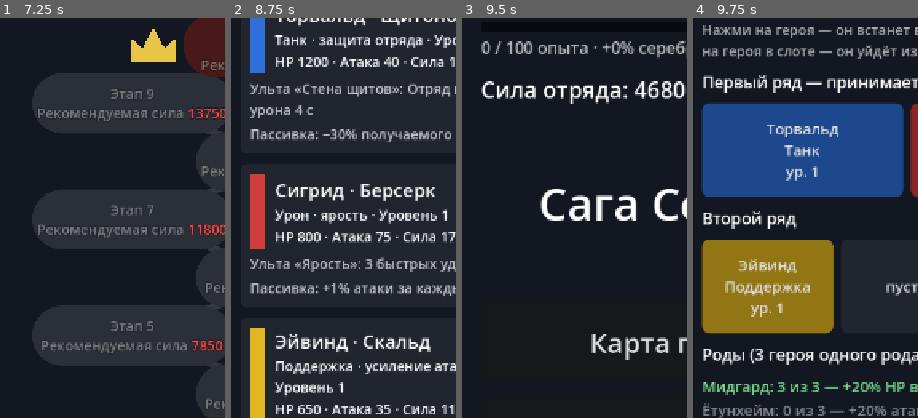
Above: before the commit, frames 1-4 (left to right).
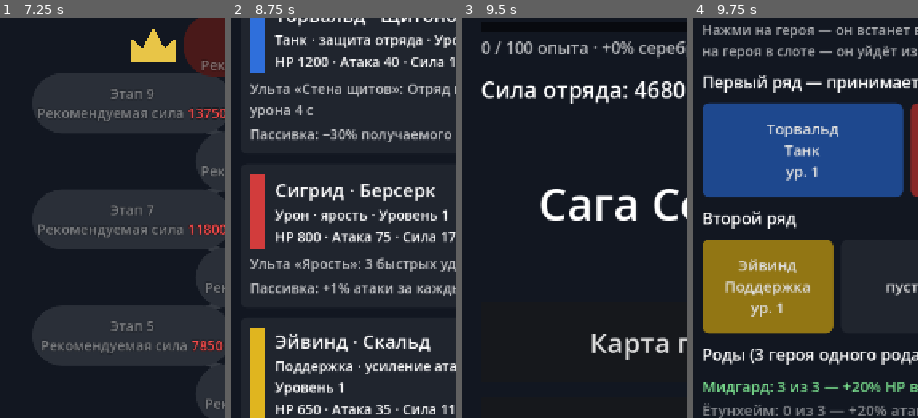
Above: after the commit, the same moments.

Repository: kozyrevdmit-create/saga-severa
Game: Godot game, scene res://scenes/main_menu.tscn
The game is run twice, just before and just after one commit, with the same random seed, the same clock (stepped at 60 frames per second) and the same inputs.
Inputs (mouse positions are % of the whole screen's width and height, from its top left):
- Up to frame 1 (7.25 s): click "Карта главы" at 0.5 s; click "[center]Этап 1 · в бой! Реком…" at 1.25 s; click "Отступить" at 2 s; click "Авто: выкл" at 2.75 s; click "x1" at 3.5 s; click (18, 90) at 4.27 s; click (50, 90) at 5.02 s; click (82, 90) at 5.77 s; click "На карту" at 6.5 s
- Up to frame 2 (8.75 s): click "Назад" at 7.25 s; click "Герои" at 8 s
- Up to frame 3 (9.5 s): click "Назад" at 8.75 s
- Up to frame 4 (9.75 s): click "Отряд" at 9.5 s
The pictures show only the part of the screen within x 2-52%, y 14-64%; the shares and areas given below are measured in that part.

Frames 1-3 are identical in both runs. In frame 4, 0.4% of the frame differs, in the area x 3-5%, y 22-78%.

Commit message:
M6.2: прокрутка пальцем на экранах «Герои» и «Отряд», бэклог идей
- «Герои»: карточки и кнопки пропускают касание к ScrollContainer — список
  прокручивается пальцем (на iPhone 5-й и 6-й герои были недоступны);
  если список поехал, нажатие кнопки отменяется
- «Отряд»: экран прокручивается, ряд «Не в отряде» переносится (HFlowContainer)
  вместо расширения экрана, сообщение прокручивается в зону видимости
- tests/test_screens.gd: все карточки героев достижимы, ничто в прокрутке
  не останавливает касание; тесты могут ждать кадры (await)
- docs/BACKLOG.md — идеи на потом

Co-Authored-By: Claude Opus 5.5 <noreply@anthropic.com>

Diff:
--- a/scenes/formation.tscn
+++ b/scenes/formation.tscn
@@ -37,65 +37,78 @@
 layout_mode = 2
 theme_override_constants/separation = 16
 
-[node name="Title" type="Label" parent="Margin/Layout"]
+[node name="Scroll" type="ScrollContainer" parent="Margin/Layout"]
+unique_name_in_owner = true
+layout_mode = 2
+size_flags_vertical = 3
+horizontal_scroll_mode = 0
+
+[node name="Content" type="VBoxContainer" parent="Margin/Layout/Scroll"]
+layout_mode = 2
+size_flags_horizontal = 3
+size_flags_vertical = 3
+theme_override_constants/separation = 16
+
+[node name="Title" type="Label" parent="Margin/Layout/Scroll/Content"]
 layout_mode = 2
 theme_override_font_sizes/font_size = 48
 text = "Отряд"
 
-[node name="PowerLabel" type="Label" parent="Margin/Layout"]
+[node name="PowerLabel" type="Label" parent="Margin/Layout/Scroll/Content"]
 unique_name_in_owner = true
 layout_mode = 2
 theme_override_font_sizes/font_size = 30
 text = "Сила отряда: 0"
 
-[node name="Hint" type="Label" parent="Margin/Layout"]
+[node name="Hint" type="Label" parent="Margin/Layout/Scroll/Content"]
 layout_mode = 2
 theme_override_colors/font_color = Color(1, 1, 1, 0.65)
 theme_override_font_sizes/font_size = 22
 text = "Нажми на героя — он встанет в свободный слот. Нажми на героя в слоте — он уйдёт из отряда."
 autowrap_mode = 3
 
-[node name="FrontTitle" type="Label" parent="Margin/Layout"]
+[node name="FrontTitle" type="Label" parent="Margin/Layout/Scroll/Content"]
 layout_mode = 2
 theme_override_font_sizes/font_size = 26
 text = "Первый ряд — принимает удары"
 
-[node name="FrontRow" type="HBoxContainer" parent="Margin/Layout"]
+[node name="FrontRow" type="HBoxContainer" parent="Margin/Layout/Scroll/Content"]
 unique_name_in_owner = true
 layout_mode = 2
 theme_override_constants/separation = 12
 
-[node name="BackTitle" type="Label" parent="Margin/Layout"]
+[node name="BackTitle" type="Label" parent="Margin/Layout/Scroll/Content"]
 layout_mode = 2
 theme_override_font_sizes/font_size = 26
 text = "Второй ряд"
 
-[node name="BackRow" type="HBoxContainer" parent="Margin/Layout"]
+[node name="BackRow" type="HBoxContainer" parent="Margin/Layout/Scroll/Content"]
 unique_name_in_owner = true
 layout_mode = 2
 theme_override_constants/separation = 12
 
-[node name="SynergyTitle" type="Label" parent="Margin/Layout"]
+[node name="SynergyTitle" type="Label" parent="Margin/Layout/Scroll/Content"]
 layout_mode = 2
 theme_override_font_sizes/font_size = 26
 text = "Роды (3 героя одного рода — бонус всему отряду)"
 autowrap_mode = 3
 
-[node name="Synergies" type="VBoxContainer" parent="Margin/Layout"]
+[node name="Synergies" type="VBoxContainer" parent="Margin/Layout/Scroll/Content"]
 unique_name_in_owner = true
 layout_mode = 2
 
-[node name="BenchTitle" type="Label" parent="Margin/Layout"]
+[node name="BenchTitle" type="Label" parent="Margin/Layout/Scroll/Content"]
 layout_mode = 2
 theme_override_font_sizes/font_size = 26
 text = "Не в отряде"
 
-[node name="Bench" type="HBoxContainer" parent="Margin/Layout"]
+[node name="Bench" type="HFlowContainer" parent="Margin/Layout/Scroll/Content"]
 unique_name_in_owner = true
 layout_mode = 2
-theme_override_constants/separation = 12
+theme_override_constants/h_separation = 12
+theme_override_constants/v_separation = 12
 
-[node name="Message" type="Label" parent="Margin/Layout"]
+[node name="Message" type="Label" parent="Margin/Layout/Scroll/Content"]
 unique_name_in_owner = true
 layout_mode = 2
 size_flags_vertical = 3
--- a/scripts/ui/formation_screen.gd
+++ b/scripts/ui/formation_screen.gd
@@ -1,5 +1,6 @@
 ## Squad formation (spec 5.4): tap a hero to put them into the next free slot, tap a hero in a slot to take
 ## them out. Shows the squad's «Сила», each hero's role and which clan bonuses are active. Saves after every change.
+## The screen scrolls (a finger dragged over the hero cards scrolls it too); the bench wraps onto new lines.
 extends Control
 
 const MAIN_MENU_SCENE := "res://scenes/main_menu.tscn"
@@ -20,14 +21,20 @@
 	if GameState.progress.formation_remove(hero_id):
 		_changed()
 	else:
-		%Message.text = "В отряде должен остаться хотя бы один герой."
+		_show_message("В отряде должен остаться хотя бы один герой.")
 
 
 func _on_bench_hero_pressed(hero_id: String) -> void:
 	if GameState.progress.formation_add(GameState.data, hero_id):
 		_changed()
 	else:
-		%Message.text = "Все слоты заняты. Сначала убери кого-нибудь из отряда."
+		_show_message("Все слоты заняты. Сначала убери кого-нибудь из отряда.")
+
+
+## The message sits below the bench: scroll to it so it is seen.
+func _show_message(text_value: String) -> void:
+	%Message.text = text_value
+	%Scroll.ensure_control_visible.call_deferred(%Message)
 
 
 func _changed() -> void:
@@ -77,6 +84,8 @@
 	var data = GameState.data
 	var button := Button.new()
 	button.focus_mode = Control.FOCUS_NONE
+	# The drag passes on to the ScrollContainer; once the screen starts scrolling, the tap is cancelled.
+	button.mouse_filter = Control.MOUSE_FILTER_PASS
 	button.custom_minimum_size = Vector2(0, 150)
 	button.size_flags_horizontal = Control.SIZE_EXPAND_FILL
 	button.add_theme_font_size_override("font_size", 24)
--- a/scripts/ui/heroes_screen.gd
+++ b/scripts/ui/heroes_screen.gd
@@ -56,6 +56,8 @@
 	style.set_corner_radius_all(12)
 	style.set_content_margin_all(16)
 	panel.add_theme_stylebox_override("panel", style)
+	# A finger dragged over a card must reach the ScrollContainer (a panel stops it by default).
+	panel.mouse_filter = Control.MOUSE_FILTER_PASS
 	%List.add_child(panel)
 
 	var box := VBoxContainer.new()
@@ -68,6 +70,7 @@
 	var swatch := ColorRect.new()
 	swatch.color = Color.html(data.get_hero_class(hero)["color"])
 	swatch.custom_minimum_size = Vector2(24, 0)
+	swatch.mouse_filter = Control.MOUSE_FILTER_IGNORE
 	line.add_child(swatch)
 
 	var info := VBoxContainer.new()
@@ -85,6 +88,8 @@
 	button.focus_mode = Control.FOCUS_NONE
 	button.add_theme_font_size_override("font_size", 24)
 	button.pressed.connect(_on_level_up_pressed.bind(hero_id))
+	# The drag passes on to the ScrollContainer too; once the list starts scrolling, the press is cancelled.
+	button.mouse_filter = Control.MOUSE_FILTER_PASS
 	line.add_child(button)
 
 	var ultimate: Dictionary = hero["ultimate"]
--- a/tests/run_tests.gd
+++ b/tests/run_tests.gd
@@ -2,6 +2,7 @@
 ##   godot --headless --path . --script res://tests/run_tests.gd
 ## Exit code 0 = all passed, 1 = something failed.
 ## Any engine/script error printed during a test also fails that test.
+## A test may wait for frames (await): screen tests need the layout to settle.
 extends SceneTree
 
 
@@ -44,7 +45,7 @@
 				continue
 			catcher.errors.clear()
 			var suite = script.new()
-			suite.call(test_name)
+			await suite.call(test_name)
 			var problems: Array = suite.failures + catcher.errors
 			if problems.is_empty():
 				passed += 1
--- /dev/null
+++ b/tests/test_screens.gd
@@ -0,0 +1,104 @@
+## Phone-sized screens with all six heroes: every hero card can be reached, and a finger dragged over the cards
+## scrolls the list (nothing inside the scroll area swallows the touch). M6.2: on the iPhone the 5th and 6th
+## heroes could not be reached on «Герои».
+extends "res://tests/base_test.gd"
+
+const Progress := preload("res://scripts/save/progress.gd")
+const HEROES_SCENE := "res://scenes/heroes.tscn"
+const FORMATION_SCENE := "res://scenes/formation.tscn"
+
+
+func test_every_hero_on_the_heroes_screen_can_be_reached() -> void:
+	var screen = await _open(HEROES_SCENE, false)
+	var buttons: Array = screen._rows.values().map(func(row): return row["button"])
+	assert_eq(buttons.size(), 6, "six hero cards")
+	await _check_reachable(screen, buttons, "«Герои»")
+	_close(screen)
+
+
+func test_every_hero_on_the_formation_screen_can_be_reached_with_a_full_bench() -> void:
+	var screen = await _open(FORMATION_SCENE, true)
+	var buttons: Array = []
+	for row in [screen.get_node("%FrontRow"), screen.get_node("%BackRow"), screen.get_node("%Bench")]:
+		buttons.append_array(row.get_children().filter(func(c): return c is Button))
+	assert_eq(buttons.size(), 2 + 3 + 5, "five slots and five heroes on the bench")
+	var bench: Control = screen.get_node("%Bench")
+	assert_true(bench.size.x <= screen.get_node("%Scroll").size.x, "the bench wraps instead of widening the screen")
+	await _check_reachable(screen, buttons, "«Отряд»")
+	_close(screen)
+
+
+# --- helpers -----------------------------------------------------------------
+
+var _saved_progress  ## the player's progress, put back after the test
+var _saved_window_size: Vector2i
+
+
+## A screen at the 720×1280 base size (the project's viewport) with all six heroes; bench_most = only Torvald in the squad.
+func _open(scene_path: String, bench_most: bool) -> Control:
+	var tree := Engine.get_main_loop() as SceneTree
+	var game_state = tree.root.get_node("GameState")
+	while game_state.data == null:  # the autoload gets ready once the main loop runs
+		await tree.process_frame
+	_saved_progress = game_state.progress
+	var progress = Progress.new_game(game_state.data)
+	progress.unlock_all_heroes(game_state.data)
+	if bench_most:
+		for hero_id in progress.squad_ids().duplicate():
+			if hero_id != "torvald":
+				progress.formation_remove(hero_id)
+	game_state.progress = progress
+	# Headless, the window is not the phone's shape: make it the project's base size for the test.
+	_saved_window_size = tree.root.size
+	tree.root.size = Vector2i(int(ProjectSettings.get_setting("display/window/size/viewport_width")),
+			int(ProjectSettings.get_setting("display/window/size/viewport_height")))
+	var screen: Control = load(scene_path).instantiate()
+	tree.root.add_child(screen)
+	for i in 3:
+		await tree.process_frame
+	assert_eq(screen.get_viewport_rect().size, Vector2(720, 1280), "the screen has the phone base size (project.godot)")
+	return screen
+
+
+func _close(screen: Control) -> void:
+	screen.queue_free()
+	var tree := Engine.get_main_loop() as SceneTree
+	tree.root.get_node("GameState").progress = _saved_progress
+	tree.root.size = _saved_window_size
+
+
+## Each button can be scrolled fully into view, and no control between the scroll area and the cards stops a touch.
+func _check_reachable(screen: Control, buttons: Array, where: String) -> void:
+	var tree := Engine.get_main_loop() as SceneTree
+	var scroll: ScrollContainer = _find_scroll(screen)
+	assert_true(scroll != null, "%s scrolls" % where)
+	if scroll == null:
+		return
+	assert_true(scroll.get_v_scroll_bar().max_value > scroll.size.y, "%s: the content is taller than the screen, so scrolling matters" % where)
+	for button in buttons:
+		scroll.ensure_control_visible(button)
+		await tree.process_frame
+		assert_true(scroll.get_global_rect().grow(1).encloses(button.get_global_rect()),
+				"%s: «%s» can be scrolled into view" % [where, button.text.replace("\n", " ")])
+	for blocker in _touch_blockers(scroll):
+		failures.append("%s: %s stops a finger drag (mouse_filter STOP inside the scroll area)" % [where, blocker.get_path()])
+
+
+func _find_scroll(node: Node) -> ScrollContainer:
+	if node is ScrollContainer:
+		return node
+	for child in node.get_children():
+		var found := _find_scroll(child)
+		if found != null:
+			return found
+	return null
+
+
+func _touch_blockers(node: Node) -> Array:
+	var result := []
+	for child in node.get_children():
+		if child is Control and not child is ScrollBar:
+			if child.mouse_filter == Control.MOUSE_FILTER_STOP:
+				result.append(child)
+			result.append_array(_touch_blockers(child))
+	return result
Not shown, changed: AGENTS.md
Not shown, changed: CLAUDE.md
Not shown, changed: README.md
Not shown, added: docs/BACKLOG.md
Not shown, changed: docs/SPEC_CHANGES.md
